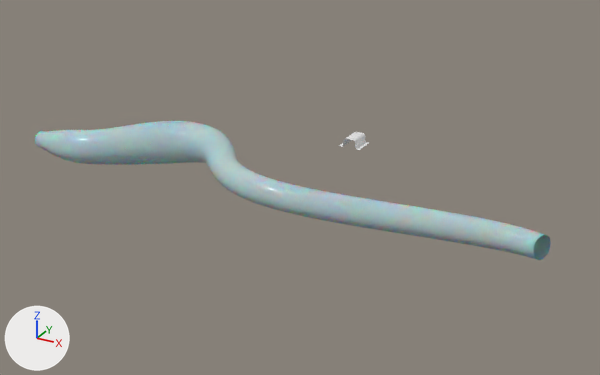
Renders of the Blender file Project_EXO/Assets/Scenes/Snow Assets/New Worm Body.blend from each side of a commit.
Rendered twice from a 50 mm camera at (28.1, -48.6, 25.1) aimed at (-0.9, 4.0, -1.2). Every picture has the same lights, and +X, +Y and +Z are marked at lower left.
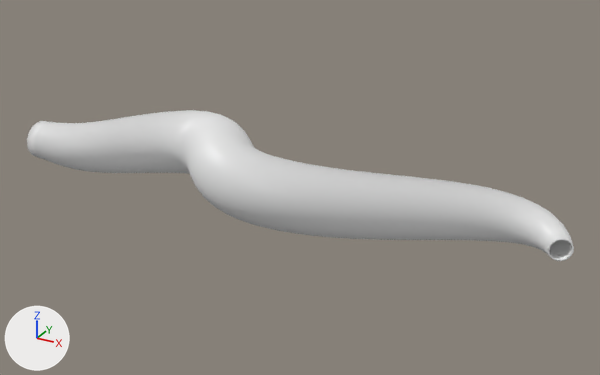
The change, as a list of edits to the scene's bpy script:
```text
Change mat_skin:
    remove # nodes: BsdfPrincipled, Bump, Mapping, OutputMaterial, TexCoord, TexNoise, ValToRGB
    remove # colours: cyan #aeccd0, dark grey #646464, black #3d3d3d
    nodes: BsdfPrincipled, OutputMaterial
Change me_cylinder_001:
    used by ob_cylinder; location = (0.0, 0.0, 0.0); rotation_euler = (0.0, 1.571, 0.0), in degrees (0, 90, 0); scale = (0.709, 0.709, 0.709)
    remove me_cylinder_001.from_pydata(...)  # 72 vertices, 36 faces; spans x -1.0..1.0, y -1.0..1.0, z -0.7..0.7
    add me_cylinder_001.from_pydata(...)  # 144 vertices, 144 faces; spans x -1.13..1.13, y -1.13..1.13, z -0.7..0.7
    me_cylinder_001 part 1
    48 vertices are added at x -1.13..1.13, y -1.13..1.13, z -0.7..0.7
    24 new vertices lie (0.0, 0.0, 1.4) away from vertices in x -1.06..1.06, y -1.06..1.06, z -0.7
    108 new faces join them
Change cu_nurbspath_001:
    where _sp = cu_nurbspath_001.splines.new('NURBS'); _sp.points.add(8)
    remove _sp.points.foreach_set('co', [-2.541, 0.0, 0.0042, 1.0, -2.271, 0.0, 0.0021, 1.0, -2.0, 0.0, 0.0, 1.0, -1.541, 0.499, 0.0296, 1.0, -0.842, 0.67, 0.0804, 1.0, -0.487, -0.516, 0.134, 1.0, 0.723, -0.0475, 0.015, 1.0, 1.932, 0.421, -0.103, 1.0, 2.174, 0.0, 0.0, 1.0])
    remove _sp.points.foreach_set('radius', [1.0, 2.241, 1.604, 3.36, 1.604, 1.437, 1.437, 1.437, 1.0])
    add _sp.points.foreach_set('co', [-2.541, 0.0, 0.0042, 1.0, -2.271, 0.0, 0.0021, 1.0, -2.0, 0.0, 0.0, 1.0, -1.541, 0.499, 0.0296, 1.0, -0.842, 0.67, 0.0804, 1.0, -0.487, -0.516, 0.134, 1.0, 0.723, -0.0475, 0.015, 1.0, 1.932, 0.772, 0.00527, 1.0, 2.174, 0.0, 0.0, 1.0])
    add _sp.points.foreach_set('radius', [1.997, 2.343, 2.675, 3.36, 3.477, 3.295, 3.173, 2.151, 0.808])
Change ob_cylinder:
    where _m = ob_cylinder.modifiers.new('Array', 'ARRAY')
    _m.count: 47 -> 50
Remove ob_plane:
    ob_plane = bpy.data.objects.new('Plane', me_plane_001)
    ob_plane.location = (0.0, 12.02, 0.0)
```

Boxes (x1, y1, x2, y2) around the edits, measured in the pictures (600 x 375 px):
'Cylinder', surface changed, reshaped, modifiers changed (9% taller): before (35, 121, 551, 260); after (27, 110, 574, 261)
'Plane', deleted: before (339, 132, 369, 150)
part 1 of me_cylinder_001, added: after (27, 110, 574, 261)
